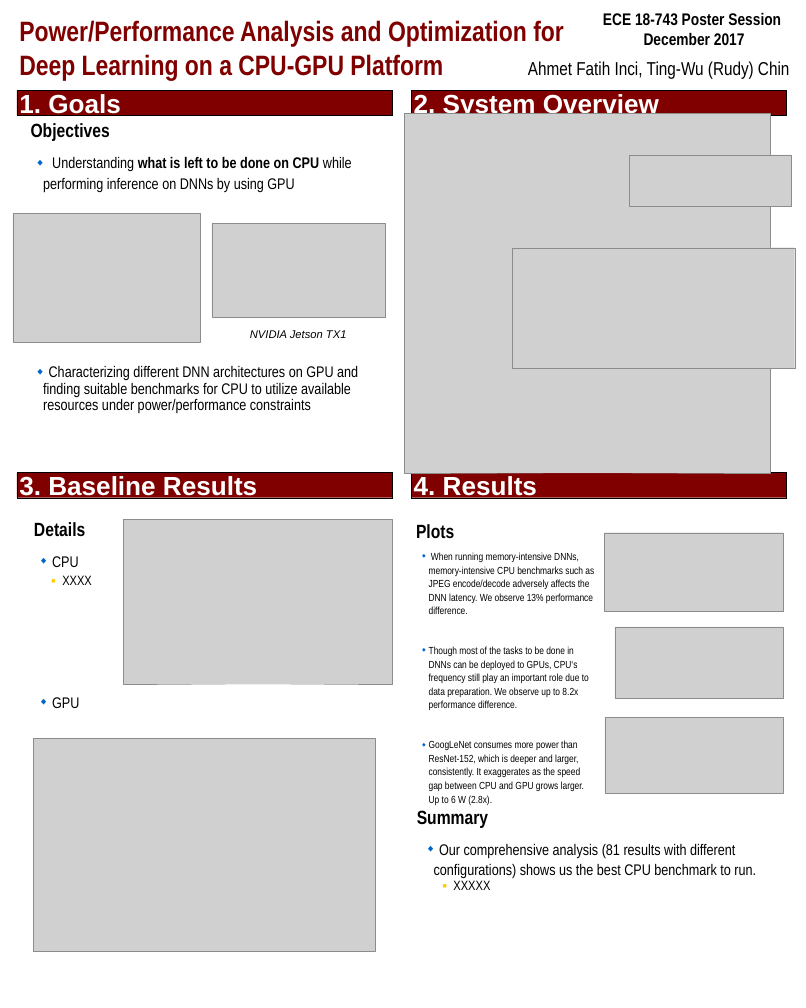
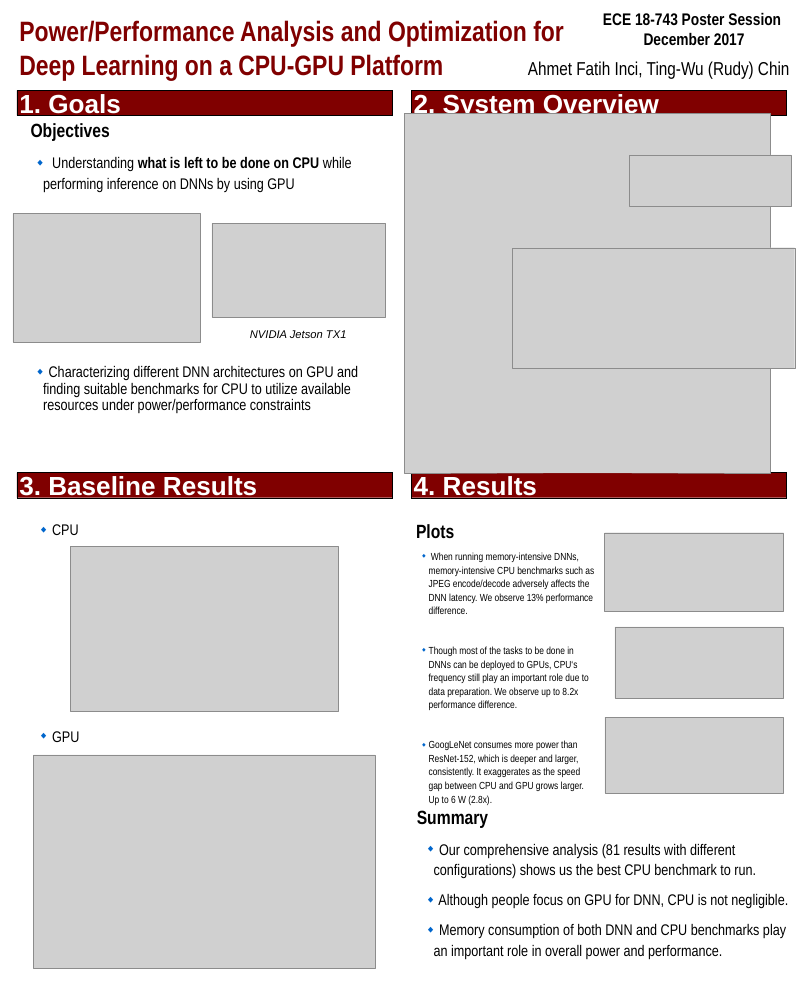
Before and after one commit to afinci/18-743-Power-and-Performance-optimizations-for-DNNs-on-CPU-GPU, a slide deck: slide 1 of poster/ece743_poster.ppt. Drawn at 806x1008 pixels with LibreOffice and Linux fonts; fonts in the diff are those of the drawing; grey boxes stand for pictures. Boxes give left, top, right and bottom in pixels: in the first picture for what was removed or moved away, otherwise in the second. Text is boxed around its words. In the diff, an @@ line names an element or a change of style, - is before the commit and + after.

```diff
--- a/poster/ece743_poster.ppt
+++ b/poster/ece743_poster.ppt
@@ text "CPU": place and size @@
-text "CPU" at box(34, 522, 92, 708)
+text "CPU" at box(52, 524, 79, 742)
@@ text at box(34, 522, 85, 537): paragraph removed @@
-Details
@@ picture: place and size @@
-picture at box(124, 519, 392, 684)
+picture at box(70, 546, 339, 711)
@@ text at box(62, 575, 92, 585): paragraph removed @@
-    ▪ XXXX
@@ picture: place and size @@
-picture at box(34, 738, 375, 951)
+picture at box(34, 755, 375, 968)
@@ text at box(434, 894, 788, 959): text changed; size 29 to 33 pt @@
-    ▪ XXXXX
+  ◆ Although people focus on GPU for DNN, CPU is not negligible.
+  ◆ Memory consumption of both DNN and CPU benchmarks play an important role in overall power and performance.
```
Also in this commit, not shown: 6 other files.
